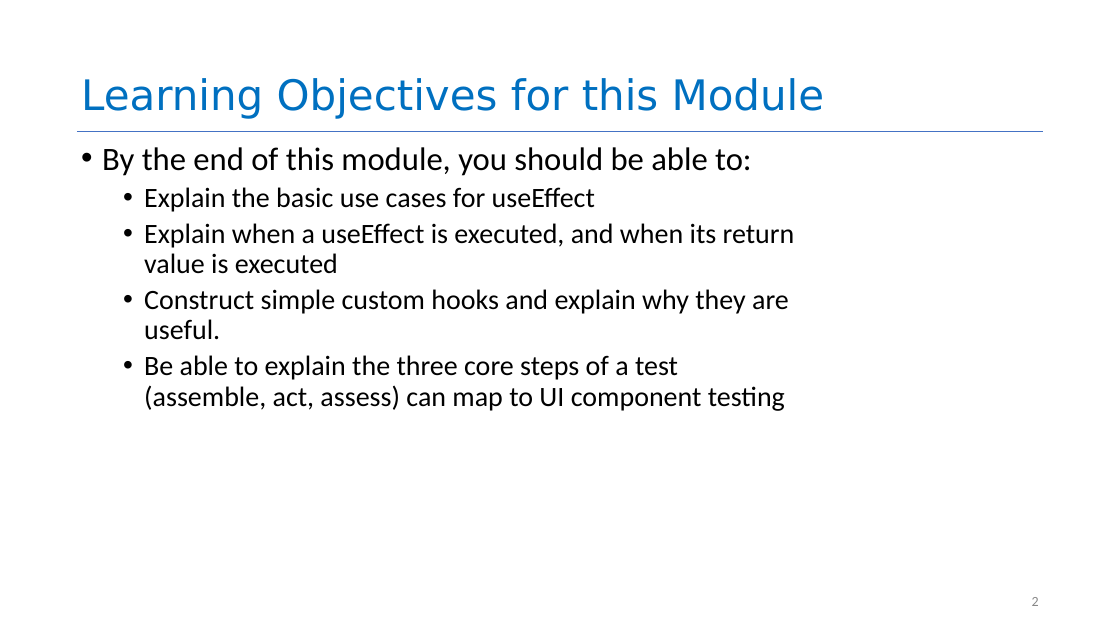
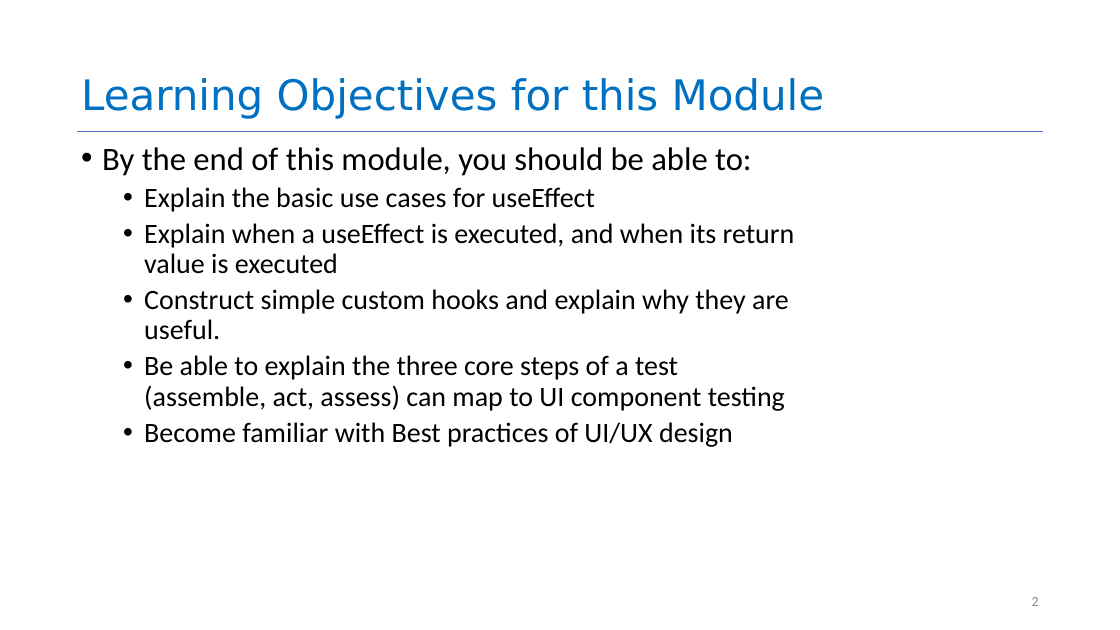
Before and after one commit to neu-se/CS4530-Summer-2026, a slide deck: slide 2 of Slides/Module 06 React Hooks.pptx. Drawn at 1120x630 pixels with LibreOffice and Linux fonts; fonts in the diff are those of the drawing. Boxes give left, top, right and bottom in pixels: in the first picture for what was removed or moved away, otherwise in the second. Text is boxed around its words. In the diff, an @@ line names an element or a change of style, - is before the commit and + after.

Commit message:
ui/ux best practices

```diff
--- a/Slides/Module 06 React Hooks.pptx
+++ b/Slides/Module 06 React Hooks.pptx
@@ text at <box>144,422,733,447</box>: paragraph added @@
+  • Become familiar with Best practices of UI/UX design
```
Also in this commit, not shown: 1 other slide changed, 2 slides added, 1 other file.
